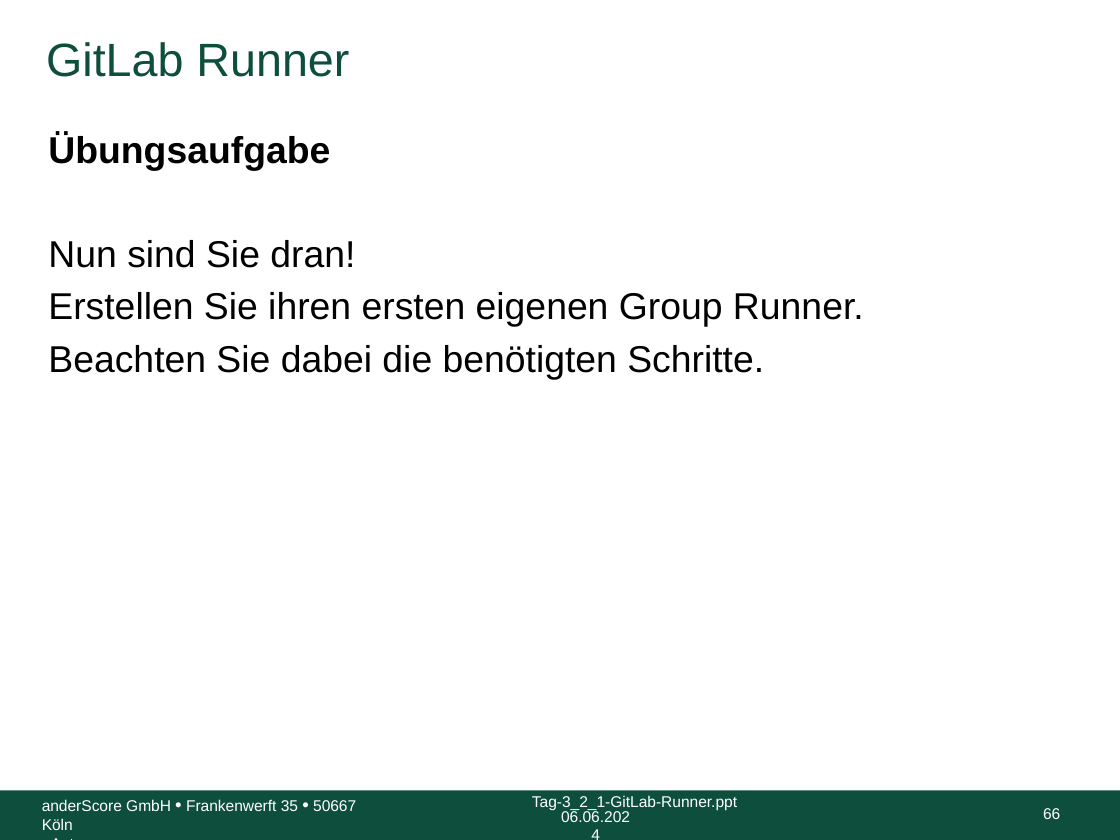
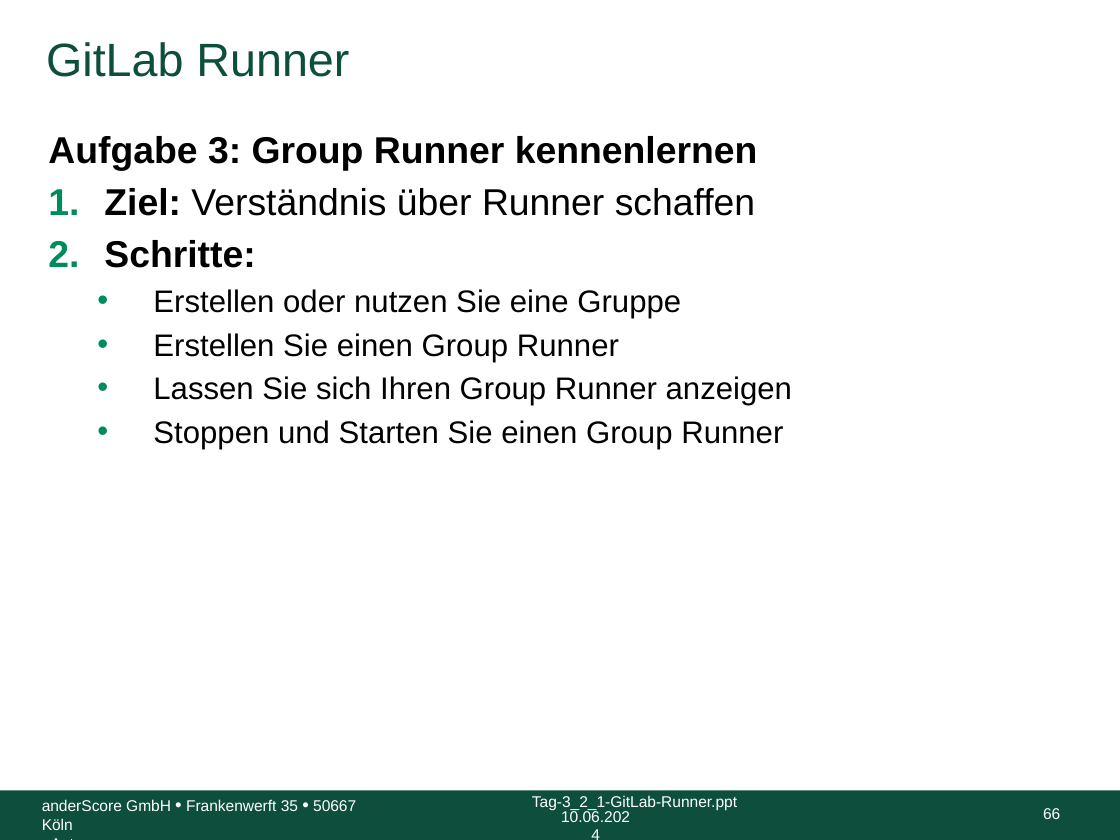
Before and after one commit to anderscore-gmbh/gitlab, a slide deck: slide 66 of slides/Tag-2_3-GitLab-Runner.pptx. Drawn at 1120x840 pixels with LibreOffice and Linux fonts; fonts in the diff are those of the drawing; background and template pictures are left out. Boxes give left, top, right and bottom in pixels: in the first picture for what was removed or moved away, otherwise in the second. Text is boxed around its words. In the diff, an @@ line names an element or a change of style, - is before the commit and + after.

Commit message:
Fix typo, Übungungsaufgaben ausformuliert

```diff
--- a/slides/Tag-2_3-GitLab-Runner.pptx
+++ b/slides/Tag-2_3-GitLab-Runner.pptx
@@ text at [48, 136, 792, 449]: text changed; size 24 to 20 pt @@
-Übungsaufgabe
-Nun sind Sie dran!
-Erstellen Sie ihren ersten eigenen Group Runner.
-Beachten Sie dabei die benötigten Schritte.
+Aufgabe 3: Group Runner kennenlernen
+1. Ziel: Verständnis über Runner schaffen
+2. Schritte:
+  • Erstellen oder nutzen Sie eine Gruppe
+  • Erstellen Sie einen Group Runner
+  • Lassen Sie sich Ihren Group Runner anzeigen
+  • Stoppen und Starten Sie einen Group Runner
@@ text at [561, 809, 630, 822]: text changed @@
-06.06.2024
+10.06.2024
```
Also in this commit, not shown: 95 other slides changed, 3 slides added, 3 slides removed.
